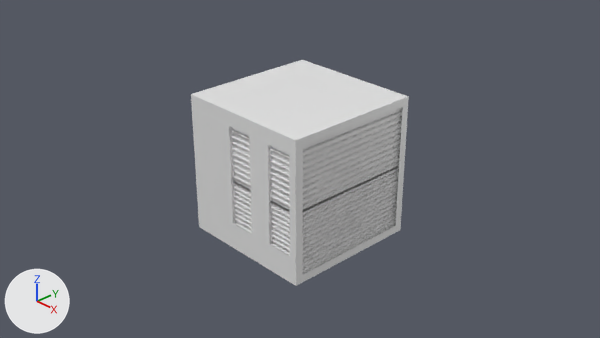
The Blender file CatOnALedge2/Assets/Art/Environment/AC.blend: old version first, new version second.
Rendered twice from the file's camera 'Camera'. The lights are fixed; the arrows at lower left show +X, +Y and +Z.
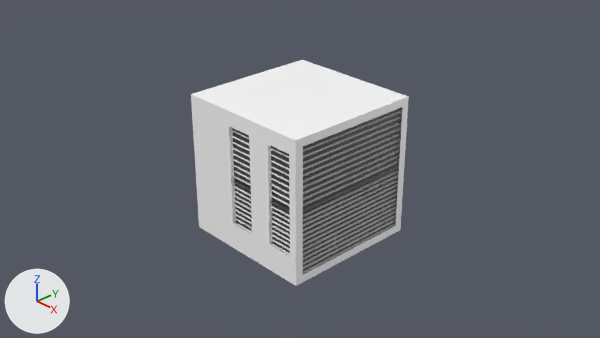
Pixel boxes [x1, y1, x2, y2] of what changed, in the pictures (600 x 338 px):
'Cube', recoloured: [191, 60, 409, 286] in both
part 1 of me_cube, recoloured: [303, 107, 402, 274] in both
part 2 of me_cube, recoloured: [232, 128, 252, 234] in both
part 3 of me_cube, recoloured: [271, 146, 290, 256] in both

What the commit changed:
Material 'Material' (mat_material) changes colour from white #e7e7e7 to white #ffffff; in linear values from (0.8, 0.8, 0.8) to (1.0, 1.0, 1.0).
Material 'Material2' (mat_material2) is new.
Its base color is (0.0536, 0.0536, 0.0536) (black #414141).
me_cube has 96 vertices, 94 faces and spans x -1.0..1.0, y -1.0..1.0, z -1.0..1.0.
me_cube is used by ob_cube; location (0.0, 0.0, 0.0).
me_cube part 1: 3 of the faces centred in x 0.7..0.94, y 0.0..0.95, z 0.0..0.84 switch from mat_material (white #e7e7e7) to mat_material2 (black #414141).
me_cube part 2: 1 of the faces centred in x -0.03, y -0.95, z 0.0 switch from mat_material (white #e7e7e7) to mat_material2 (black #414141).
me_cube part 3: 1 of the faces centred in x 0.7, y -0.95, z 0.0 switch from mat_material (white #e7e7e7) to mat_material2 (black #414141).
